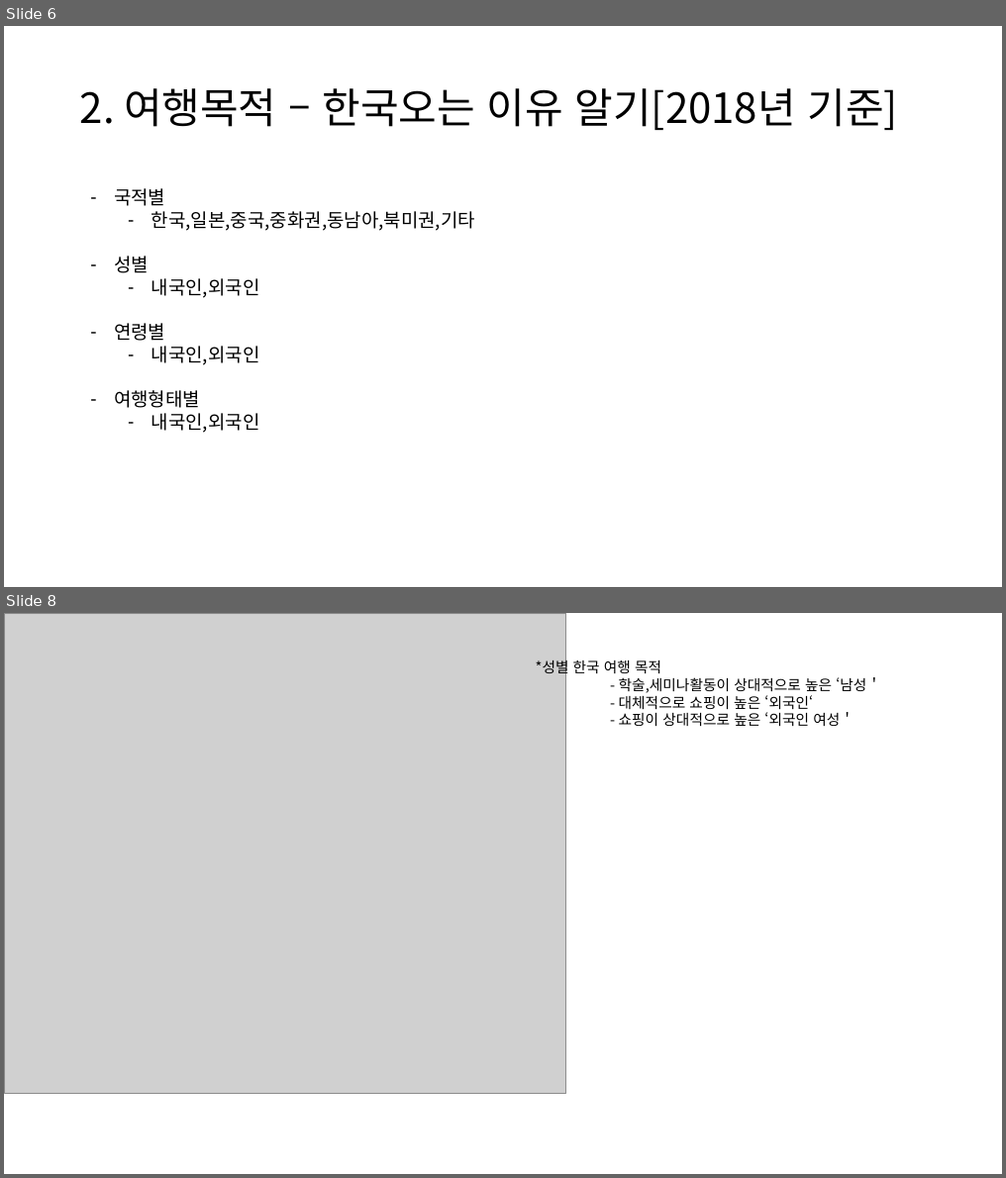
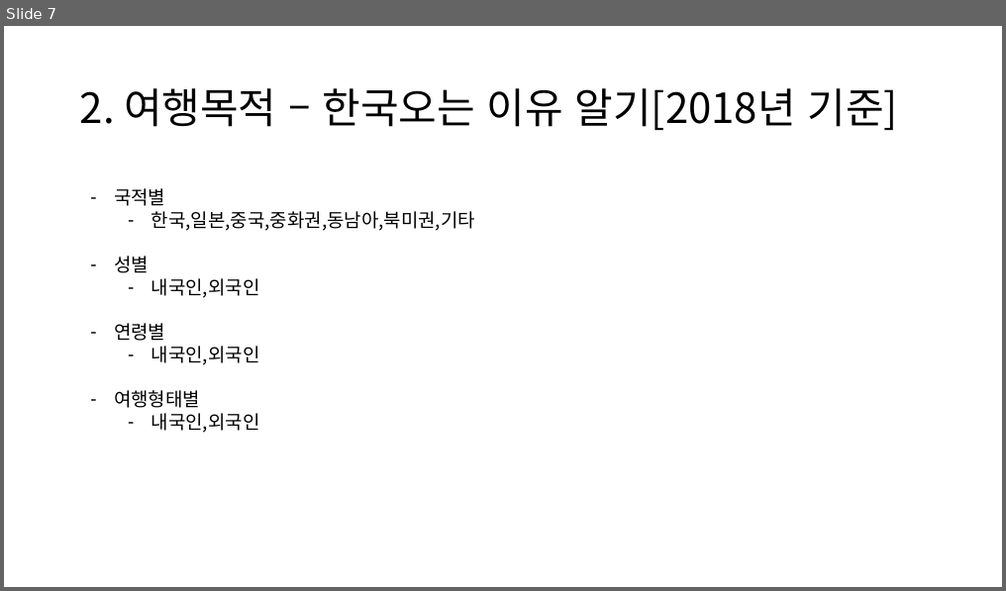
Before and after one commit to so-jeong0127/6-project, a slide deck: data/r 그래프.pptx. Shown one above the other, each under a label of ours: slides 6 and 8 before the commit, slide 7 after it; the slides between them are not shown. The pictures are 1006x1178 and 1006x591 pixels, drawn with LibreOffice and Linux fonts; fonts in the diff are those of the drawing; grey boxes stand for pictures. Boxes give left, top, right and bottom in pixels: in the first picture for what was removed or moved away, otherwise in the second. Text is boxed around its words. In the diff, an @@ line names an element or a change of style, - is before the commit and + after.

```diff
--- a/data/r 그래프.pptx
+++ b/data/r 그래프.pptx
@@ slide 8 removed at (4,613,1002,1174), background #FFFFFF @@
@@ picture removed at (4,613,566,1093) @@
@@ text removed at (536,659,881,726) @@
-*성별 한국 여행 목적
-- 학술,세미나활동이 상대적으로 높은 ‘남성＇
-- 대체적으로 쇼핑이 높은 ‘외국인‘
-- 쇼핑이 상대적으로 높은 ‘외국인 여성＇
@@ what was slide 6 is now slide 7 @@
```
Also in this commit, not shown: 8 slides changed, 2 slides added, 6 other slides removed, 4 other files.
